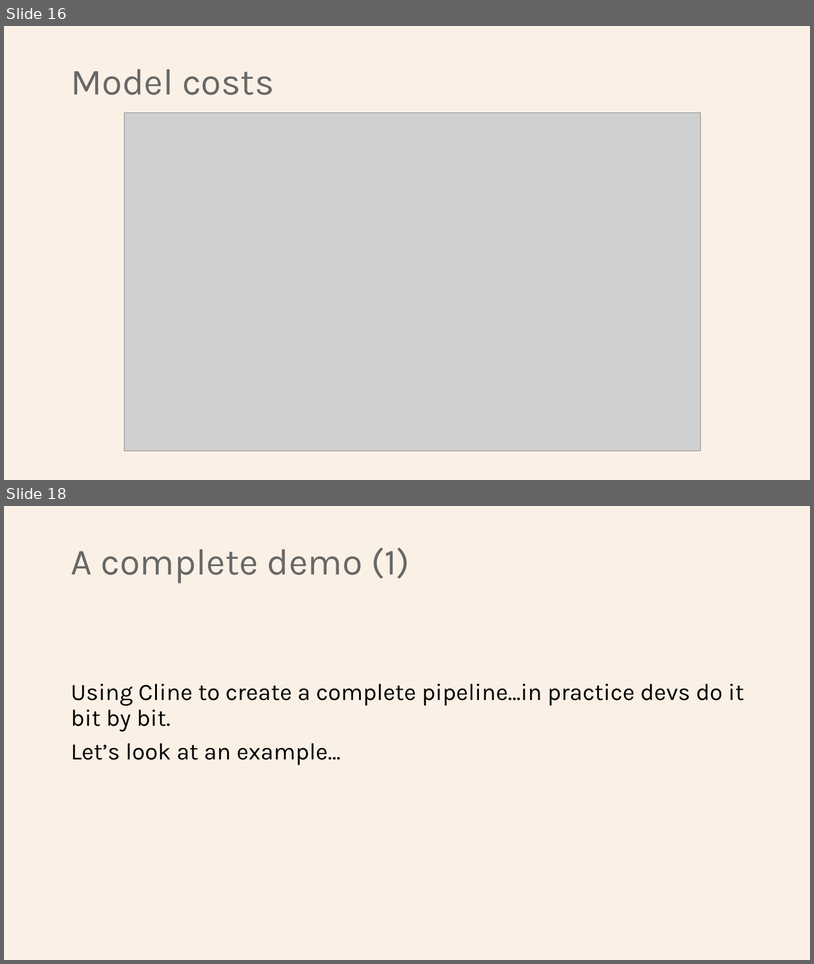
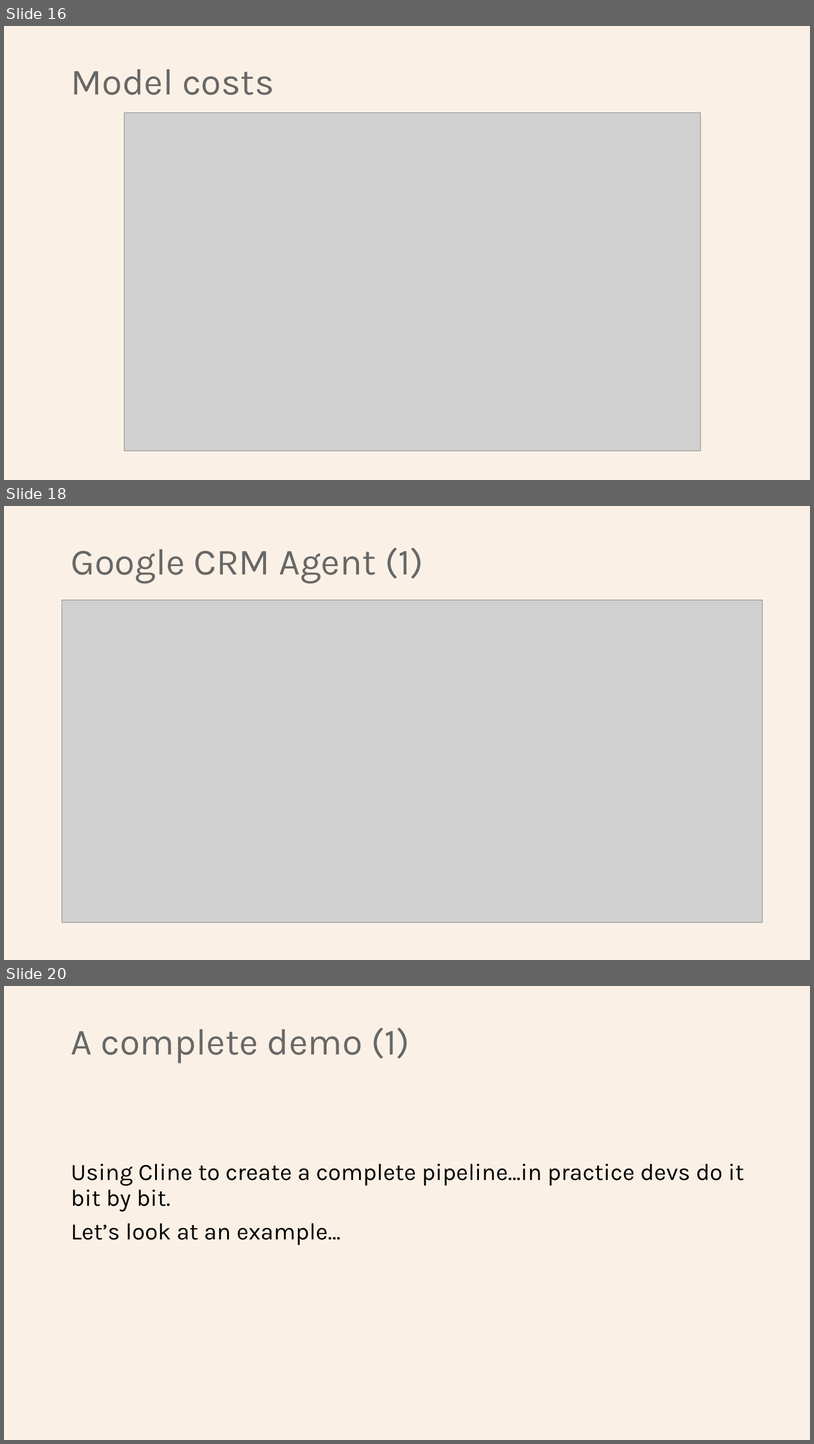
Before and after one commit to Python-Test-Engineer/earl2025, a slide deck: AI_Agents_in_the_Data_Pipeline.pptx. Shown one above the other, each under a label of ours: slides 16 and 18 before the commit, slides 16, 18 and 20 after it; the slides between them are not shown. The pictures are 814x964 and 814x1444 pixels, drawn with LibreOffice and Linux fonts; fonts in the diff are those of the drawing; grey boxes stand for pictures. Boxes give left, top, right and bottom in pixels: in the first picture for what was removed or moved away, otherwise in the second. Text is boxed around its words. In the diff, an @@ line names an element or a change of style, - is before the commit and + after.

Commit message:
add google crm agent

```diff
--- a/AI_Agents_in_the_Data_Pipeline.pptx
+++ b/AI_Agents_in_the_Data_Pipeline.pptx
@@ slide 18 added at box(4, 506, 810, 960), background #FAF0E6 @@
@@ title added at box(71, 547, 423, 583), 44 pt, text #676767 @@
+Google CRM Agent (1)
@@ picture added at box(62, 600, 763, 922) @@
@@ what was slide 18 is now slide 20 @@
```
Also in this commit, not shown: 2 slides changed, 1 other slide added, 3 other files.
